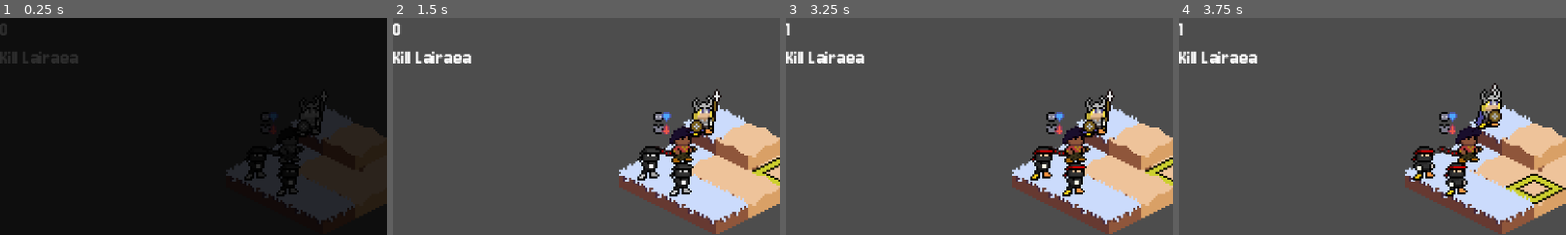
Above: before the commit, frames 1-4 (left to right).
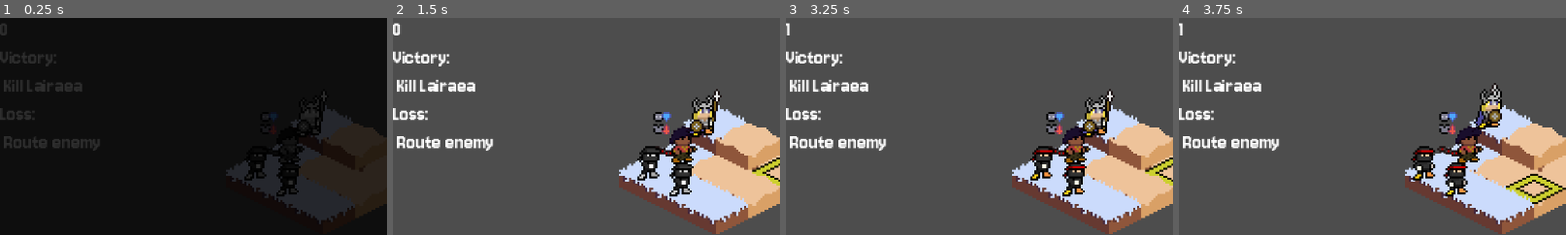
Above: after the commit, the same moments.

Repository: Puffe14/godot-breaker-srpg
Game: Godot game, scene res://nodes/main_gui.tscn
The game is run twice, just before and just after one commit, with the same random seed, the same clock (stepped at 60 frames per second) and the same inputs.
Inputs (mouse positions are % of the whole screen's width and height, from its top left):
- Up to frame 1 (0.25 s): no input
- Up to frame 2 (1.5 s): tap Enter at 0.5 s; move the mouse to (50, 35) at 0.52 s; tap Tab (deselect) at 0.6 s; click (50, 35) at 0.67 s; click (50, 35) at 1.35 s
- Up to frame 3 (3.25 s): tap Space at 2 s; move the mouse to (46, 39) at 2.02 s; tap Tab (deselect) at 2.1 s; click (46, 39) at 2.17 s; tap Enter at 2.75 s; move the mouse to (50, 35) at 2.77 s; click (50, 35) at 2.85 s
- Up to frame 4 (3.75 s): tap Space at 3.5 s; move the mouse to (46, 39) at 3.52 s; tap Tab (deselect) at 3.6 s; click (46, 39) at 3.67 s
The pictures show only the part of the screen within x 0-50%, y 0-50%; the shares and areas given below are measured in that part.

The runs differ from the first frame. In frame 1, 1.2% of the frame differs, in the area x 0-26%, y 15-62%; in frame 2, 2.8%, in the area x 0-27%, y 15-62%; in frame 3, 2.8%; in frame 4, 2.8%.

Commit message:
Added to label text for victory and lose conditions

Diff:
--- a/scripts/components/action/game_over.gd
+++ b/scripts/components/action/game_over.gd
@@ -1,6 +1,7 @@
 class_name GameOver extends Action
 func _init():
-    explain = Explain.new("Game Over")
+	explain = Explain.new("Game Over")
 func play() -> Explain:
-    explain.addDialogue("You've lost.")
-    return explain
+	explain.addDialogue("You've lost.")
+	print("Game over played.")
+	return explain
--- a/scripts/components/action/map_won.gd
+++ b/scripts/components/action/map_won.gd
@@ -1,6 +1,6 @@
 class_name MapWon extends Action
 func _init():
-    explain = Explain.new("Game Over")
+	explain = Explain.new("Game Over")
 func play() -> Explain:
-    explain.addDialogue("You've Won!")
-    return explain
+	explain.addDialogue("You've Won!")
+	return explain
--- a/scripts/components/game/file_loader.gd
+++ b/scripts/components/game/file_loader.gd
@@ -95,6 +95,9 @@
 		_:
 			map.clearCondition = Route.new(Units.Team.Enemy)
 
+	# TODO how will they be implemented in file?
+	map.loseConditions = [Route.new(Units.Team.Enemy)]
+
 	## units onto map
 	map.enemies = []
 	map.allies = []
--- a/scripts/ui/main_gui.gd
+++ b/scripts/ui/main_gui.gd
@@ -163,7 +163,10 @@
 		else:
 			u.play_animation("still",1)
 	# turn number, cleaar condition
-	map_info_label.text = str(game.currentMap.turnNumber) + "\n" + game.currentMap.clearCondition.description()
+	map_info_label.text = str(game.currentMap.turnNumber) + "\nVictory:\n " + game.currentMap.clearCondition.description()
+	map_info_label.text += "\nLoss: "
+	for lose: Condition in game.currentMap.loseConditions:
+		map_info_label.text += "\n " + lose.description()
 	# inform whose turn it is now
 	var msg: String = ""
 	if game:
Not shown: 1 places in nodes/main_gui.tscn that only renumber resources
